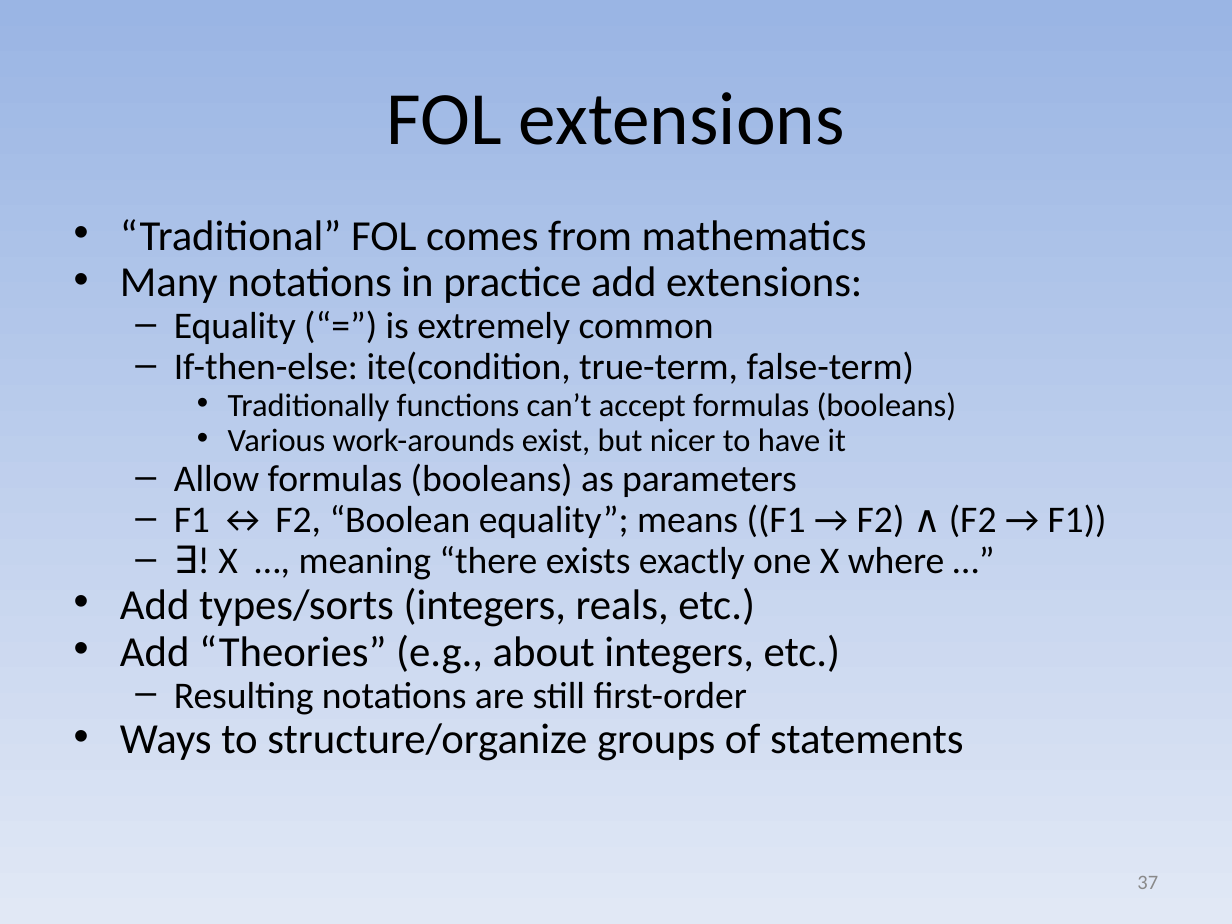
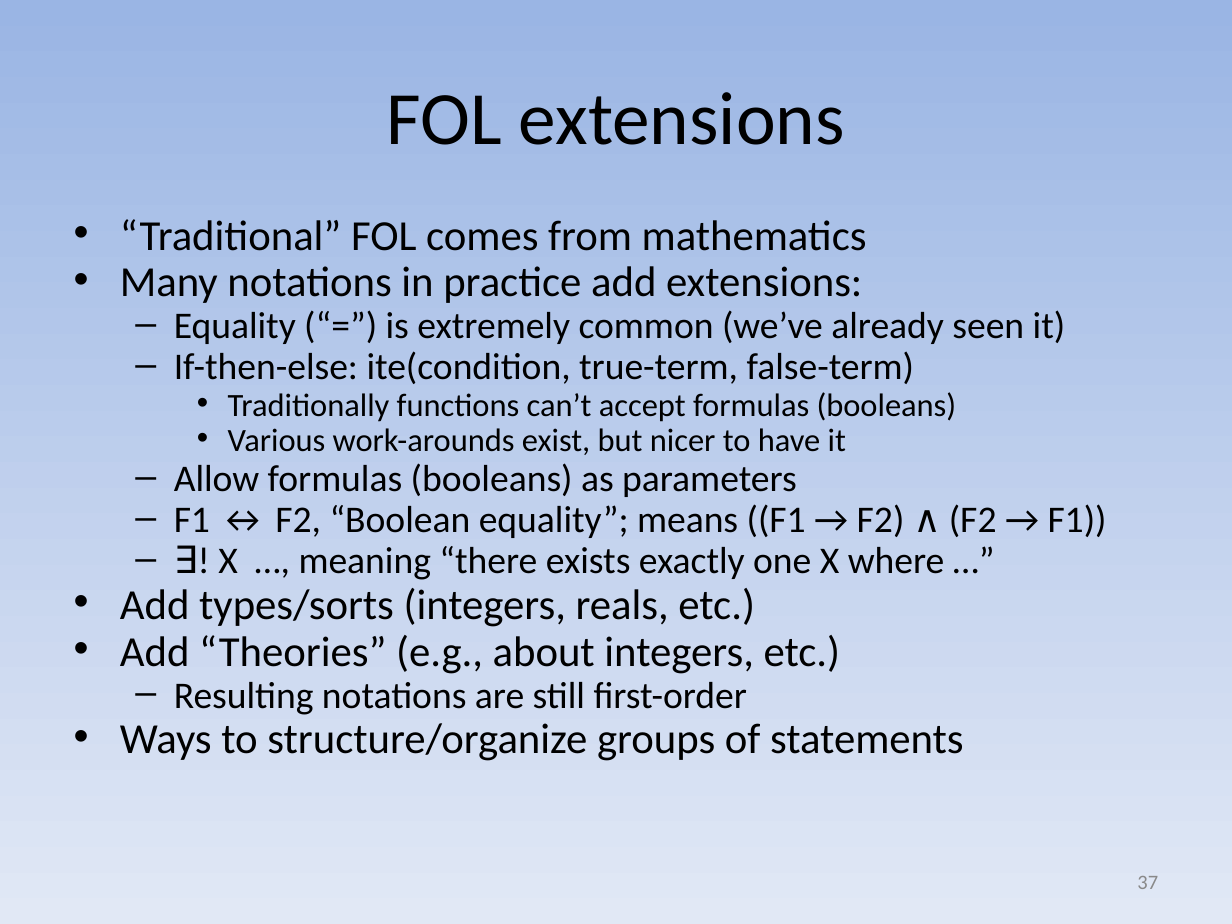
Before and after one commit to david-a-wheeler/david-a-wheeler.github.io, a slide deck: slide 37 of secure-class/presentations/Secure-Software-10-Formal-Methods.ppt. Drawn at 1232x924 pixels with LibreOffice and Linux fonts; fonts in the diff are those of the drawing. Boxes give left, top, right and bottom in pixels: in the first picture for what was removed or moved away, otherwise in the second. Text is boxed around its words. In the diff, an @@ line names an element or a change of style, - is before the commit and + after.

```diff
--- a/secure-class/presentations/Secure-Software-10-Formal-Methods.ppt
+++ b/secure-class/presentations/Secure-Software-10-Formal-Methods.ppt
@@ text at (174,310,1066,344): text changed @@
-  – Equality (“=”) is extremely common
+  – Equality (“=”) is extremely common (we’ve already seen it)
```
Also in this commit, not shown: 3 other slides changed.
